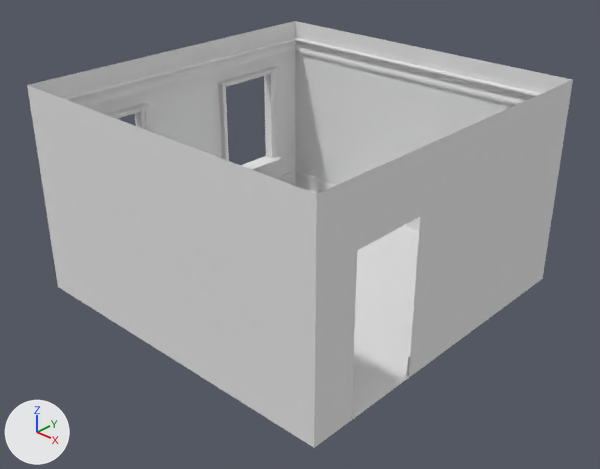
A saved change to the Blender file Assets/models/bedroom02/bedroom02.blend.
One viewpoint serves both versions: a camera (50 mm lens) standing at (21.5, -23.1, 18.4) and looking at (0.5, -0.6, 2.8). The lights are fixed; the arrows at lower left show +X, +Y and +Z.

In view in the first picture: 'floor', 'floor_board.004', 'top_trim.000', 'top_trim.003', 'top_trim.004', 'top_trim.005', 'wall_e', 'wall_n', 'wall_s', 'wall_w', 'window_frame'.
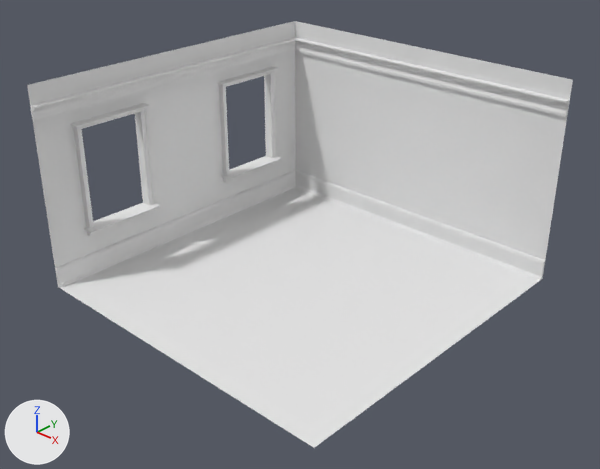
Boxes (x1, y1, x2, y2) around the edits, measured in the pictures (600 x 469 px):
'wall_s', hidden: before (27, 85, 317, 448)
'wall_e', hidden: before (314, 80, 573, 448)
'top_trim.000', hidden: before (30, 106, 316, 242)
'top_trim.003', hidden: before (316, 100, 570, 242)
'floor_board.002', hidden: before (406, 356, 410, 375)
'floor', unchanged, uncovered by the edit: before (351, 227, 419, 420); after (60, 188, 540, 448)
'floor_board.004', unchanged, uncovered by the edit: before (295, 170, 420, 234); after (295, 170, 545, 280)
'floor_board.000', unchanged, uncovered by the edit: before (275, 170, 296, 186); after (55, 170, 296, 288)
'window_frame.001', unchanged, uncovered by the edit: before (105, 103, 150, 130); after (71, 103, 161, 237)

The edits, one by one:
Object 'wall_e' (ob_wall_e) is now hidden.
Object 'floor_board.002' (ob_floor_board_002) is now hidden.
Object 'top_trim.003' (ob_top_trim_003) is now hidden.
Object 'wall_s' (ob_wall_s) is now hidden.
Object 'top_trim.000' (ob_top_trim_000) is now hidden.
